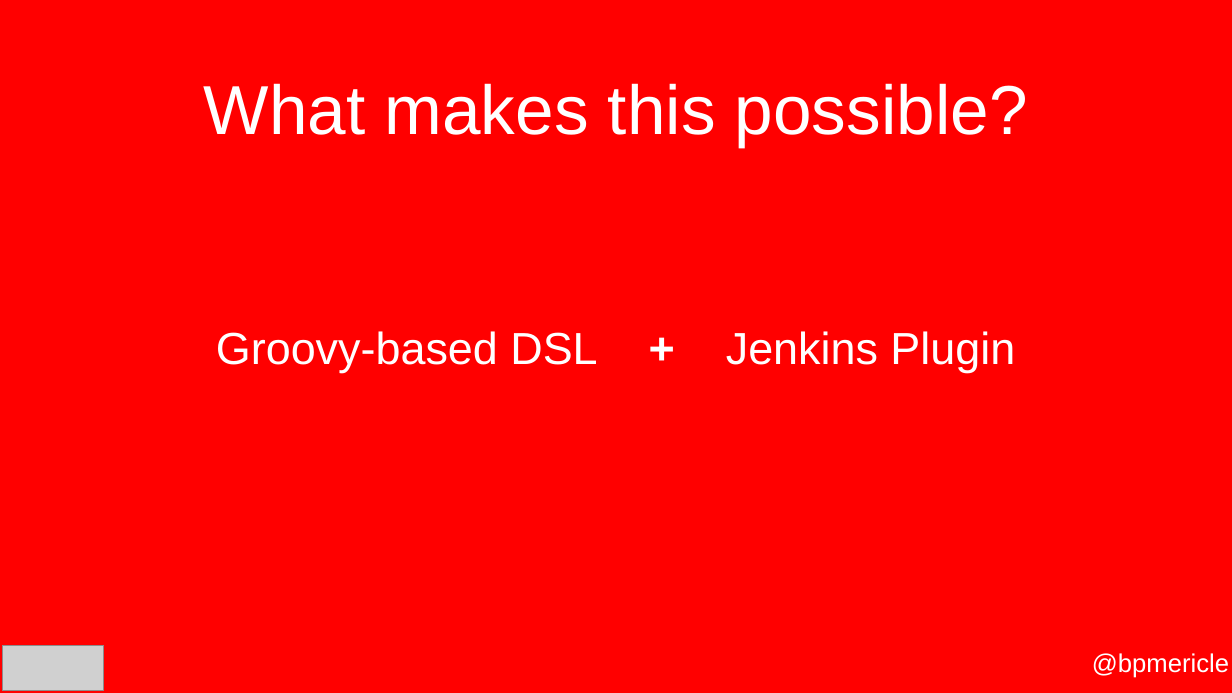
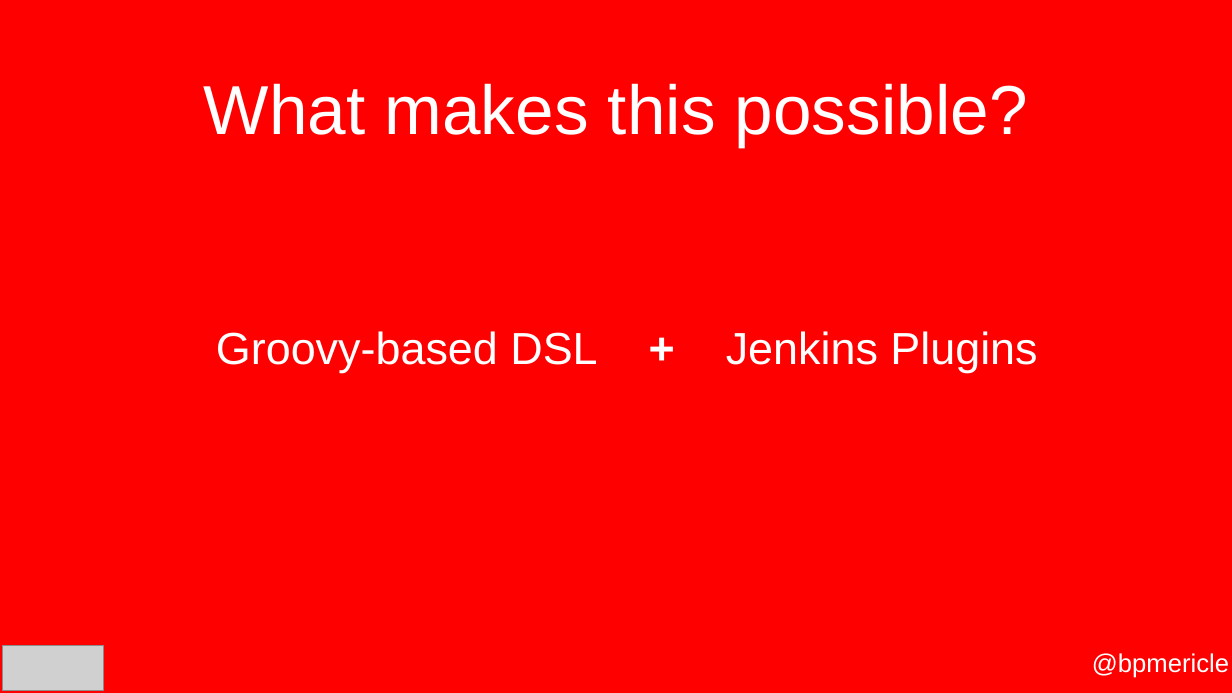
Before and after one commit to bpmericle/gluecon-2018-JaC, a slide deck: slide 5 of YouDontKnowJaC-Gluecon2018.pptx (slide 3 before the commit). Drawn at 1232x693 pixels with LibreOffice and Linux fonts; fonts in the diff are those of the drawing; grey boxes stand for pictures; background and template pictures are left out. Boxes give left, top, right and bottom in pixels: in the first picture for what was removed or moved away, otherwise in the second. Text is boxed around its words. In the diff, an @@ line names an element or a change of style, - is before the commit and + after.

```diff
--- a/YouDontKnowJaC-Gluecon2018.pptx
+++ b/YouDontKnowJaC-Gluecon2018.pptx
@@ text at <box>726,331,1037,373</box>: text changed @@
-Jenkins Plugin
+Jenkins Plugins
```
Also in this commit, not shown: 5 other slides changed, 1 slide added, 1 other file.
